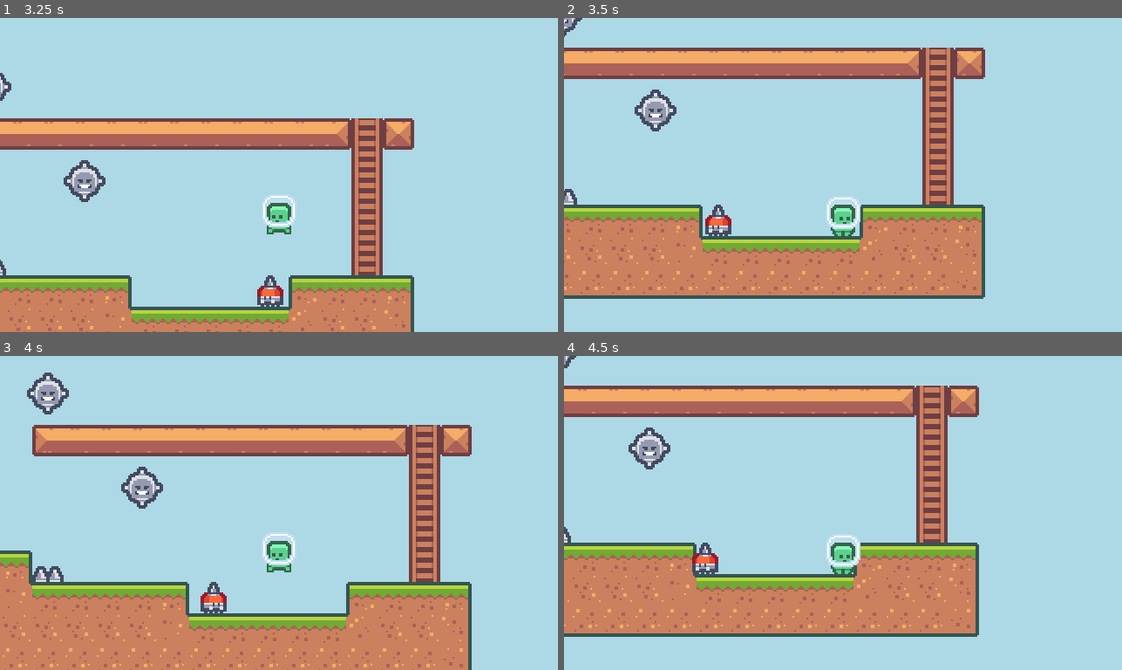
Above: before the commit, frames 1-4 (two rows, left to right).
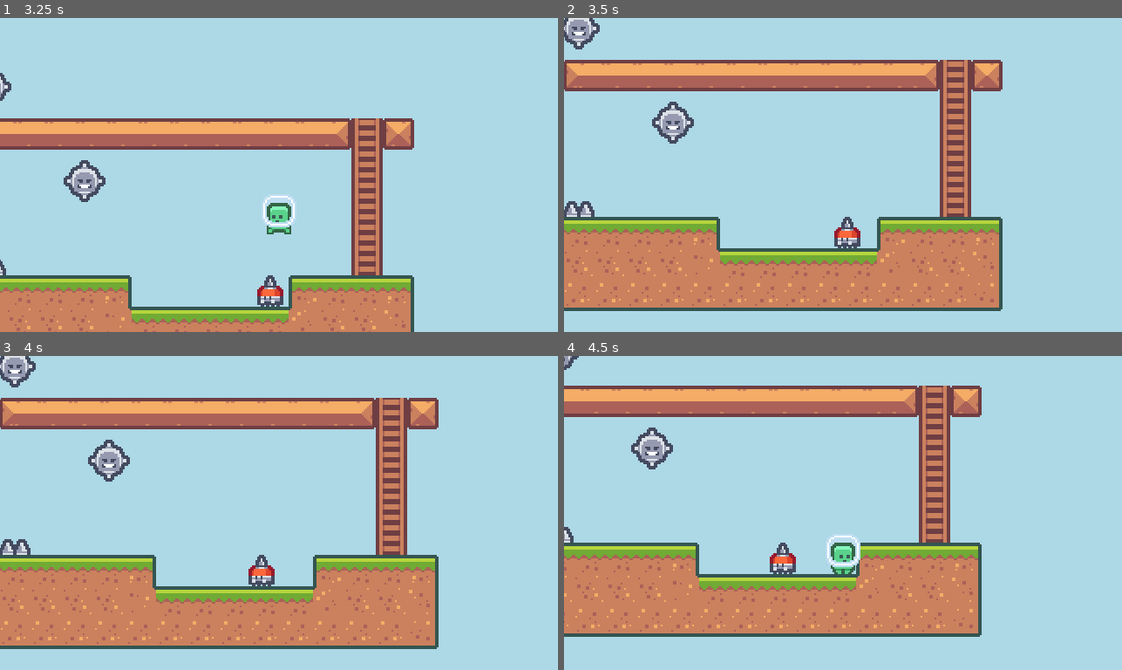
Above: after the commit, the same moments.

Repository: lufog/godot-heartbeast-pixel-platformer
Game: Godot game, scene res://world.tscn
The game is run twice, just before and just after one commit, with the same random seed, the same clock (stepped at 60 frames per second) and the same inputs.
Inputs:
- Up to frame 1 (3.25 s): hold Right (ui_right) 0.53-2.03 s; tap Up (ui_up) at 0.77, 1.52, 3.02 s; hold Left (ui_left) from 2.03 s (still down)
- Up to frame 2 (3.5 s): keep holding Left (ui_left)
- Up to frame 3 (4 s): keep holding Left (ui_left); tap Up (ui_up) at 3.77 s
- Up to frame 4 (4.5 s): release Left (ui_left) at 4.28 s; hold Right (ui_right) from 4.28 s (still down)

Frame 1 is identical in both runs. In frame 2, 29% of the frame differs, in the area x 0-79%, y 0-94%; in frame 3, 40%, in the area x 0-85%, y 0-100%; in frame 4, 5.5%.
Error in both runs: Invalid assignment of property or key 'playback_speed' with value of type 'float' on a base object of type 'AnimationPlayer'. (res://enemies/moving_spike_enemy…

Commit message:
RemoteTransform

Diff:
--- /dev/null
+++ b/events.gd
@@ -0,0 +1,4 @@
+extends Node
+
+
+signal player_died
--- a/player/player.gd
+++ b/player/player.gd
@@ -14,6 +14,7 @@
 @onready var ladder_check_ray_cast: RayCast2D = $LadderCheckRayCast
 @onready var jump_buffer_timer: Timer = $JumpBufferTimer
 @onready var coyote_jump_timer: Timer = $CoyoteJumpTimer
+@onready var camera_transform: RemoteTransform2D = $CameraTransform
 
 
 func _physics_process(delta: float) -> void:
@@ -94,9 +95,15 @@
 	move_and_slide()
 
 
+func connect_camera(camera: Camera2D) -> void:
+	camera_transform.remote_path = camera.get_path()
+	camera_transform.force_update_cache()
+
+
 func die() -> void:
 	SoundPlayer.play_sound(SoundPlayer.HURT_AUDIO_STREAM)
-	get_tree().reload_current_scene()
+	Events.player_died.emit()
+	queue_free()
 
 
 func is_on_ladder() -> bool:
--- a/player/player.tscn
+++ b/player/player.tscn
@@ -32,10 +32,6 @@
 position = Vector2(0, -8.5)
 shape = SubResource("RectangleShape2D_1t8fo")
 
-[node name="Camera" type="Camera2D" parent="."]
-position = Vector2(0, -35)
-current = true
-
 [node name="LadderCheckRayCast" type="RayCast2D" parent="."]
 position = Vector2(0, -17)
 target_position = Vector2(0, 18)
@@ -51,5 +47,10 @@
 wait_time = 0.2
 one_shot = true
 
+[node name="CameraTransform" type="RemoteTransform2D" parent="."]
+position = Vector2(0, -35)
+remote_path = NodePath("../../Camera")
+update_rotation = false
+
 [connection signal="timeout" from="JumpBufferTimer" to="." method="_on_jump_buffer_timer_timeout"]
 [connection signal="timeout" from="CoyoteJumpTimer" to="." method="_on_coyote_jump_timer_timeout"]
--- a/project.godot
+++ b/project.godot
@@ -40,6 +40,7 @@
 [autoload]
 
 SoundPlayer="*res://sound_player/sound_player.tscn"
+Events="*res://events.gd"
 
 [display]
 
--- a/world.gd
+++ b/world.gd
@@ -1,5 +1,25 @@
 extends Node2D
 
 
+const PLAYER_SCENE: PackedScene = preload("res://player/player.tscn")
+
+var player_spawn_position: Vector2
+
+@onready var camera: Camera2D = $Camera
+@onready var player: Player = $Player
+@onready var respawn_timer: Timer = $RespawnTimer
+
 func _ready() -> void:
 	RenderingServer.set_default_clear_color(Color.LIGHT_BLUE)
+	player_spawn_position = player.position
+	player.connect_camera(camera)
+	Events.player_died.connect(_on_player_died)
+
+
+func _on_player_died() -> void:
+	player = PLAYER_SCENE.instantiate()
+	respawn_timer.start()
+	await respawn_timer.timeout
+	add_child(player)
+	player.position = player_spawn_position
+	player.connect_camera(camera)
--- a/world.tscn
+++ b/world.tscn
@@ -29,6 +29,10 @@
 [node name="Player" parent="." instance=ExtResource("2_2vnn4")]
 position = Vector2(315, 144)
 z_index = 1
+
+[node name="Camera" type="Camera2D" parent="."]
+position = Vector2(315, 109)
+current = true
 
 [node name="Spikes" parent="." instance=ExtResource("3_ime4g")]
 position = Vector2(153, 126)
@@ -67,3 +71,6 @@
 curve = SubResource("Curve2D_2pnd5")
 animation_type = 1
 speed = 2.0
+
+[node name="RespawnTimer" type="Timer" parent="."]
+one_shot = true
